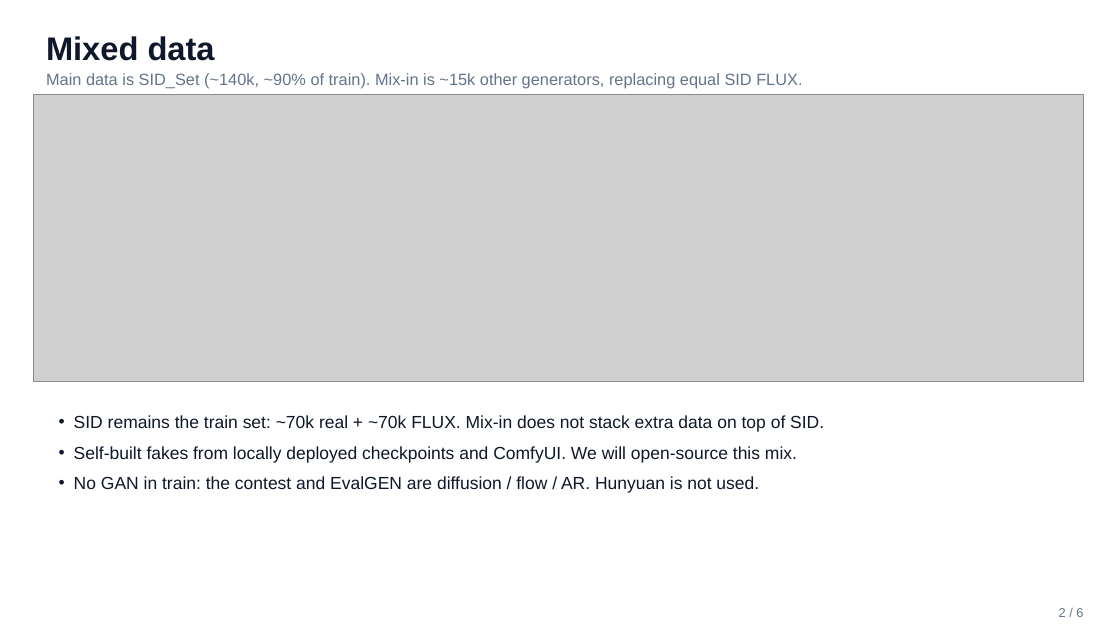
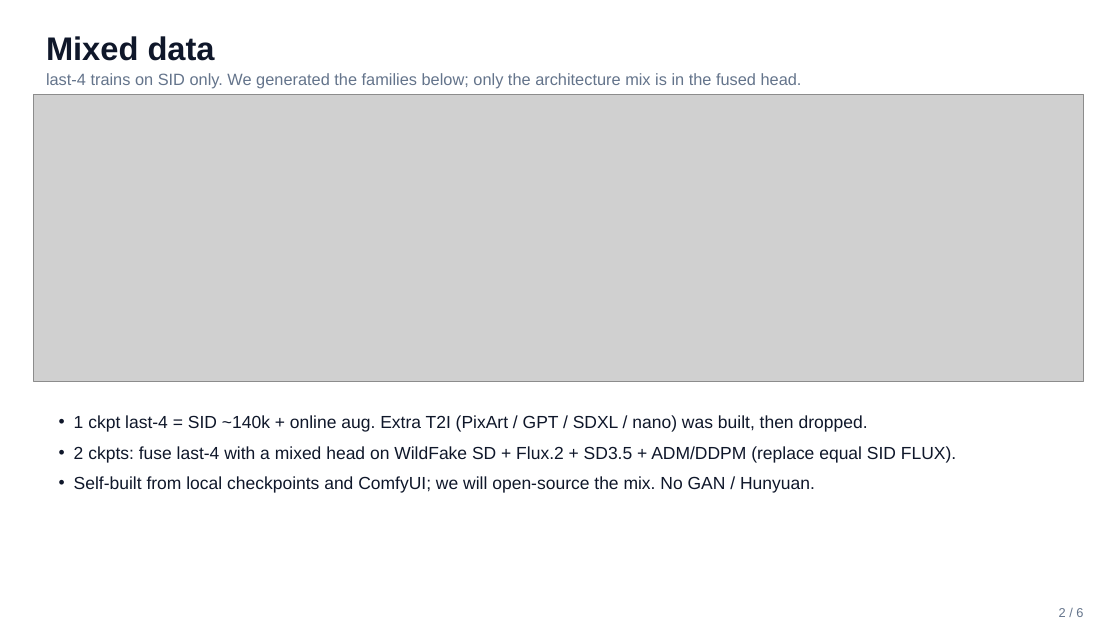
Before and after one commit to chi030303/tiktok-techjam-aigc-detect, a slide deck: slide 2 of docs/slides/TechJam_Challenge5_demo.pptx. Drawn at 1120x630 pixels with LibreOffice and Linux fonts; fonts in the diff are those of the drawing; grey boxes stand for pictures. Boxes give left, top, right and bottom in pixels: in the first picture for what was removed or moved away, otherwise in the second. Text is boxed around its words. In the diff, an @@ line names an element or a change of style, - is before the commit and + after.

```diff
--- a/docs/slides/TechJam_Challenge5_demo.pptx
+++ b/docs/slides/TechJam_Challenge5_demo.pptx
@@ text at (x1=46, y1=73, x2=802, y2=89): text changed @@
-Main data is SID_Set (~140k, ~90% of train). Mix-in is ~15k other generators, replacing equal SID FLUX.
+last-4 trains on SID only. We generated the families below; only the architecture mix is in the fused head.
@@ text at (x1=74, y1=415, x2=956, y2=493): text changed @@
-• SID remains the train set: ~70k real + ~70k FLUX. Mix-in does not stack extra data on top of SID.
-• Self-built fakes from locally deployed checkpoints and ComfyUI. We will open-source this mix.
-• No GAN in train: the contest and EvalGEN are diffusion / flow / AR. Hunyuan is not used.
+• 1 ckpt last-4 = SID ~140k + online aug. Extra T2I (PixArt / GPT / SDXL / nano) was built, then dropped.
+• 2 ckpts: fuse last-4 with a mixed head on WildFake SD + Flux.2 + SD3.5 + ADM/DDPM (replace equal SID FLUX).
+• Self-built from local checkpoints and ComfyUI; we will open-source the mix. No GAN / Hunyuan.
```
Also in this commit, not shown: 1 other slide changed, 18 other files.
